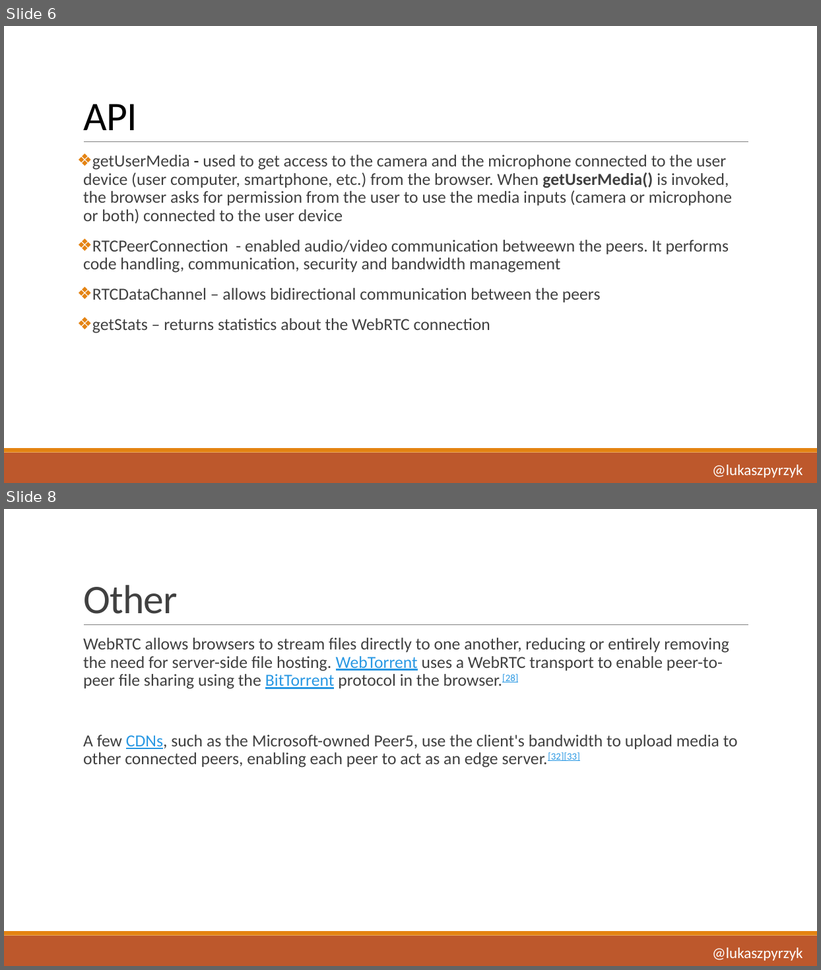
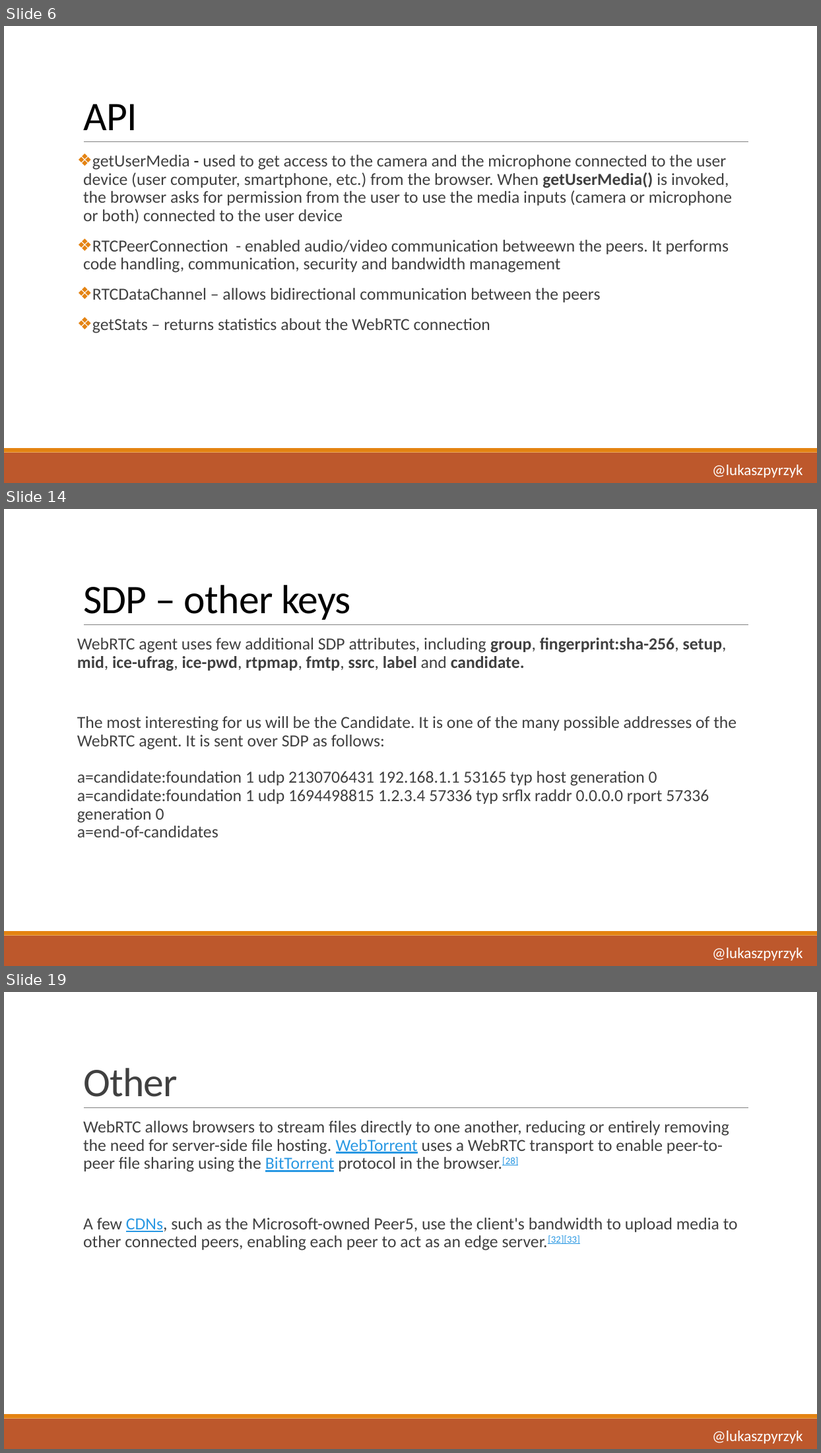
Before and after one commit to lukasz-pyrzyk/webrtc-dotnet, a slide deck: WebRTC with.pptx. Shown one above the other, each under a label of ours: slides 6 and 8 before the commit, slides 6, 14 and 19 after it; the slides between them are not shown. The pictures are 821x970 and 821x1453 pixels, drawn with LibreOffice and Linux fonts; fonts in the diff are those of the drawing. Boxes give left, top, right and bottom in pixels: in the first picture for what was removed or moved away, otherwise in the second. Text is boxed around its words. In the diff, an @@ line names an element or a change of style, - is before the commit and + after.

```diff
--- a/WebRTC with.pptx
+++ b/WebRTC with.pptx
@@ slide 14 added at [4,509,817,966], background #FFFFFF; not listed: 3 template elements that a slide beside it also shows @@
@@ title added at [83,585,351,620], 48 pt, text #000000 @@
+SDP – other keys
@@ text added at [77,638,737,838], 20 pt, text #404040 @@
+WebRTC agent uses few additional SDP attributes, including group, fingerprint:sha-256, setup, mid, ice-ufrag, ice-pwd, rtpmap, fmtp, ssrc, label and candidate.
+The most interesting for us will be the Candidate. It is one of the many possible addresses of the WebRTC agent. It is sent over SDP as follows:
+a=candidate:foundation 1 udp 2130706431 192.168.1.1 53165 typ host generation 0
+a=candidate:foundation 1 udp 1694498815 1.2.3.4 57336 typ srflx raddr 0.0.0.0 rport 57336 generation 0
+a=end-of-candidates
@@ text added at [712,948,803,961], 18 pt, text #FFFFFF @@
+@lukaszpyrzyk
@@ what was slide 8 is now slide 19 @@
```
Also in this commit, not shown: 1 slide changed, 11 other slides added.
